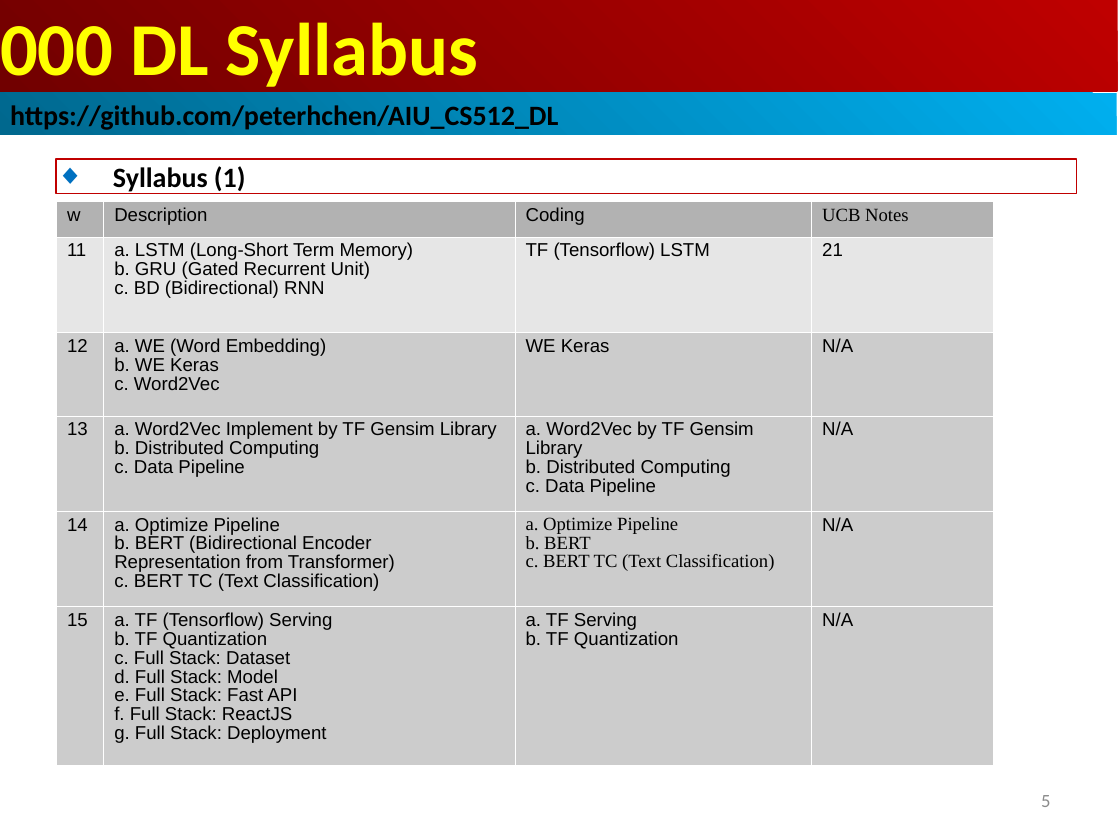
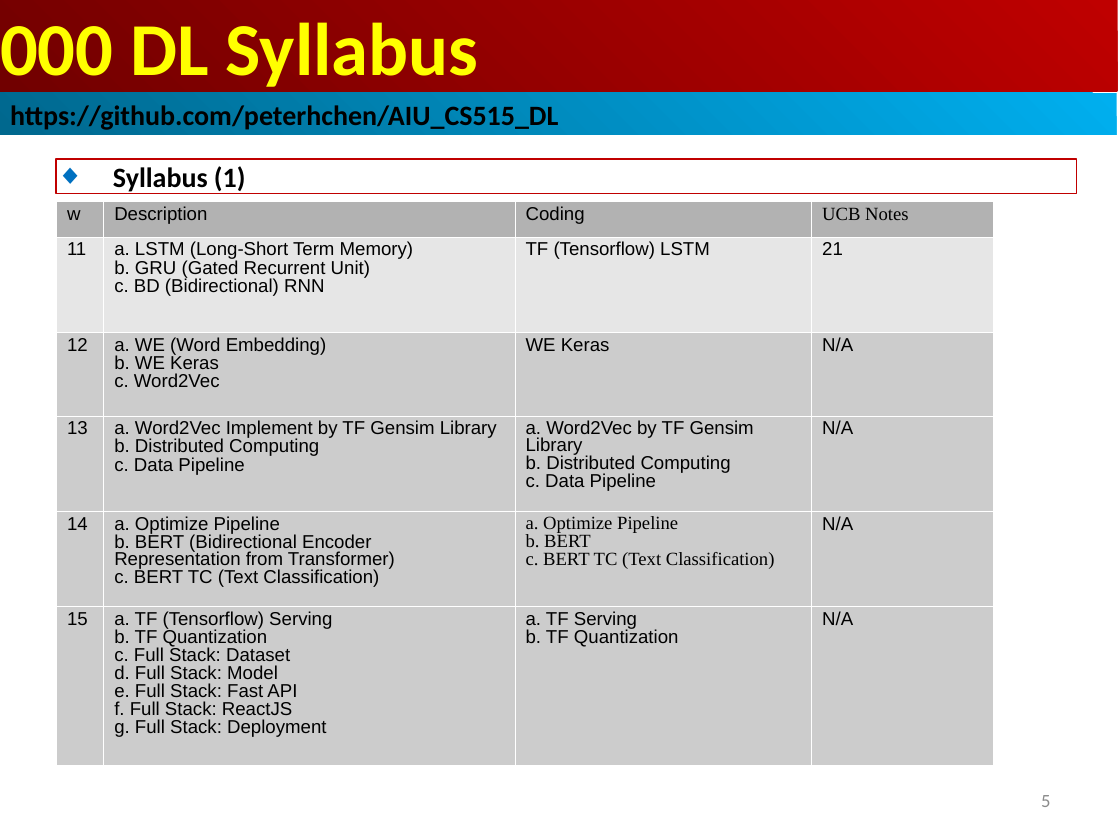
Before and after one commit to peterhchen/AIU_CS512_DL, a slide deck: slide 5 of 000_DL_Syllabus/000_DL_Syllabus.ppt. Drawn at 1120x840 pixels with LibreOffice and Linux fonts; fonts in the diff are those of the drawing. Boxes give left, top, right and bottom in pixels: in the first picture for what was removed or moved away, otherwise in the second. Text is boxed around its words. In the diff, an @@ line names an element or a change of style, - is before the commit and + after.

```diff
--- a/000_DL_Syllabus/000_DL_Syllabus.ppt
+++ b/000_DL_Syllabus/000_DL_Syllabus.ppt
@@ text in rectangle at bbox=[10, 105, 558, 130]: text changed @@
-https://github.com/peterhchen/AIU_CS512_DL
+https://github.com/peterhchen/AIU_CS515_DL
@@ table at bbox=[56, 202, 992, 765] @@
@@ line spacing 0.87 to 0.81 @@
@@ line spacing 0.86 to 0.8 @@
```
Also in this commit, not shown: 3 other slides changed.
